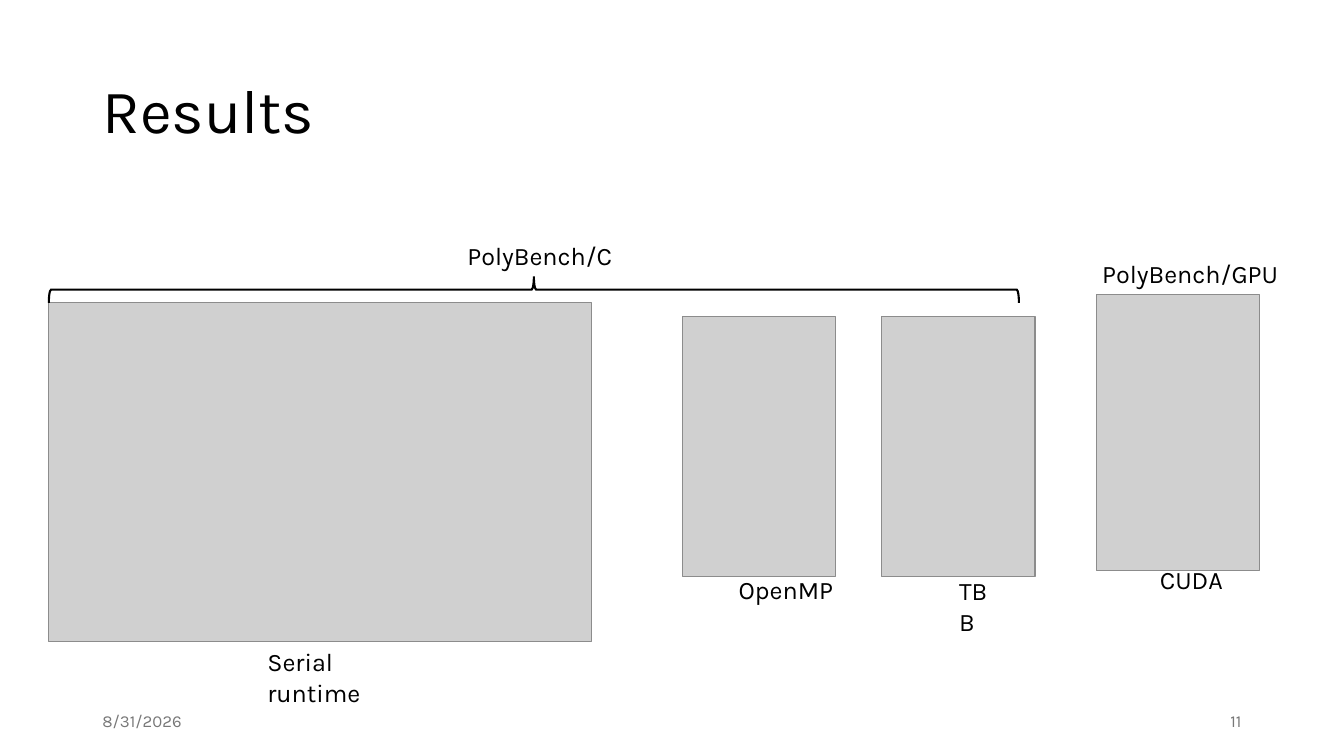
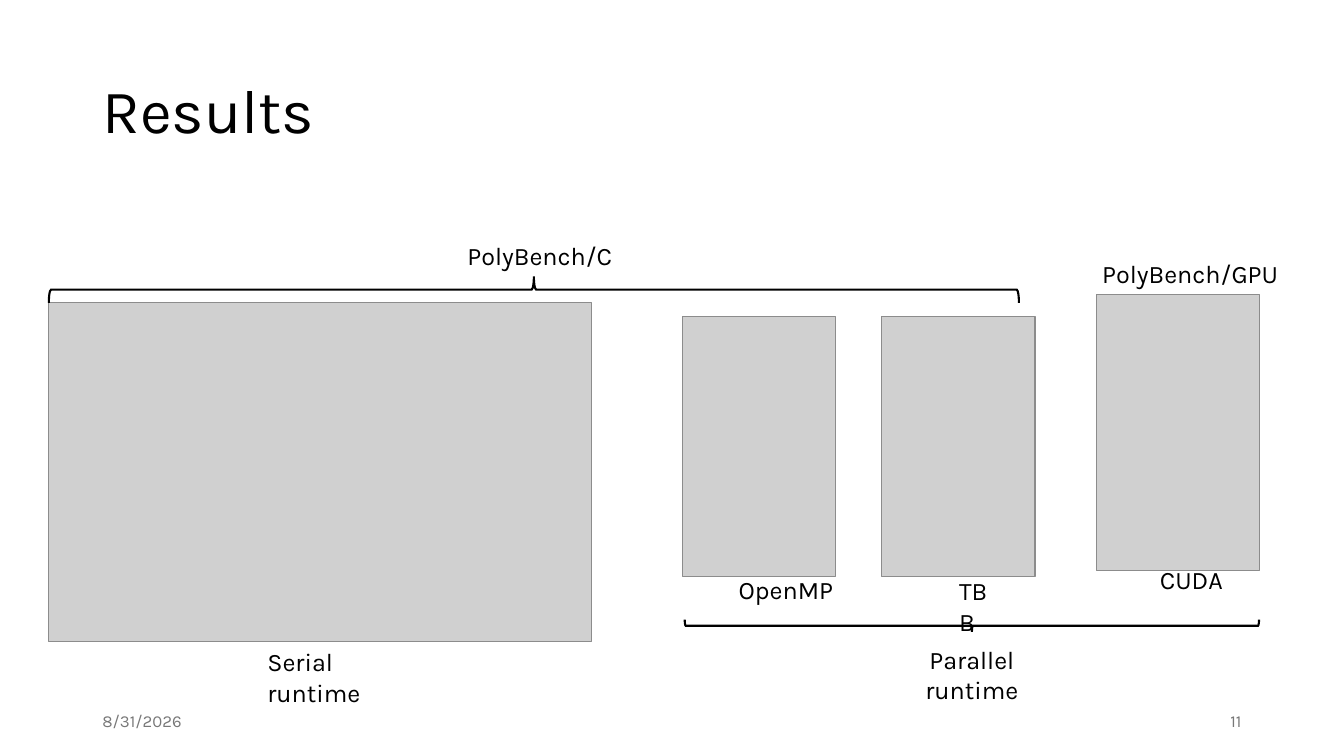
Before and after one commit to jiriklepl/phd-thesis, a slide deck: slide 11 of slides/Optimizing Memory Layouts and Traversal Orders in High-Performance Computing.pptx. Drawn at 1344x756 pixels with LibreOffice and Linux fonts; fonts in the diff are those of the drawing; grey boxes stand for pictures. Boxes give left, top, right and bottom in pixels: in the first picture for what was removed or moved away, otherwise in the second. Text is boxed around its words. In the diff, an @@ line names an element or a change of style, - is before the commit and + after.

```diff
--- a/slides/Optimizing Memory Layouts and Traversal Orders in High-Performance Computing.pptx
+++ b/slides/Optimizing Memory Layouts and Traversal Orders in High-Performance Computing.pptx
@@ right brace added at (685, 620, 1259, 632), outline #000000 1.5 pt @@
@@ text added at (925, 651, 1018, 700), 18 pt, text #000000 @@
+Parallel runtime
```
Also in this commit, not shown: 15 other slides changed.
